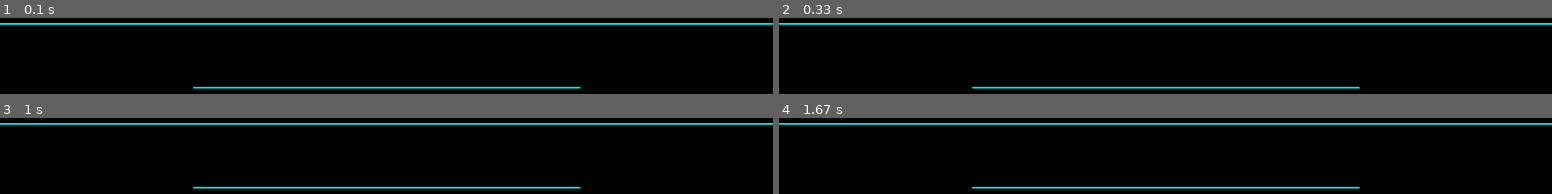
Above: before the commit, frames 1-4 (two rows, left to right).
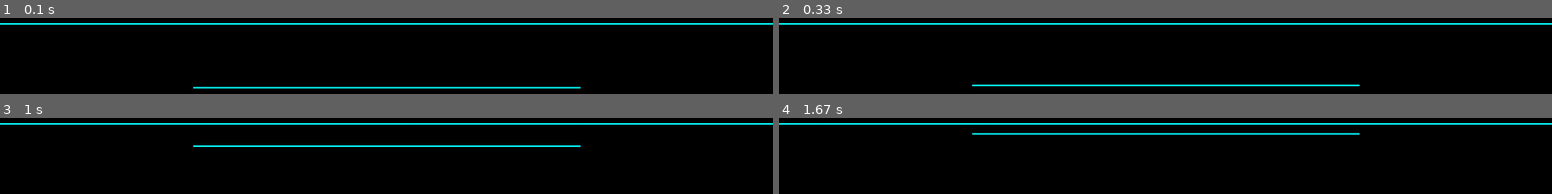
Above: after the commit, the same moments.

Repository: troncosoae/tareas-ctrl-intel
Game: pygame game, started from t4/main.py
The game is run twice, just before and just after one commit, with the same random seed, the same clock (stepped at 60 frames per second) and the same inputs.
Inputs:
- Up to frame 1 (0.1 s): no input
- Up to frame 2 (0.33 s): no input
- Up to frame 3 (1 s): no input
- Up to frame 4 (1.67 s): no input

Frame 1 is identical in both runs. In frame 2, 2.8% of the frame differs, in the area x 25-76%, y 87-94%; in frame 3, 2.8%; in frame 4, 3.4%, in the area x 25-76%, y 19-94%.

Commit message:
speed up simulation

Diff:
--- a/t4/FuzzyControlBoxes.py
+++ b/t4/FuzzyControlBoxes.py
@@ -3,6 +3,14 @@
 from Simulation import SimulationBox
 from fuzzy_tools import ramp_function_generator, \
     trapezoid_function_generator, inv_trapezoid_function_generator
+
+
+class GeneticFuzzyController(SimulationBox):
+    def __init__(self, key, inputs_keys, outputs_keys, variables):
+        super().__init__(key, inputs_keys, outputs_keys)
+
+    def advance(self, input_values):
+        super().advance(input_values)
 
 
 class LQRSubmodelFuzzyController(SimulationBox):
--- a/t4/PygameBoxes.py
+++ b/t4/PygameBoxes.py
@@ -98,7 +98,7 @@
 
         pygame.init()
         self.clock = pygame.time.Clock()
-        self.fs = fs
+        self.fs = fs*kwargs.get('speed_up', 1)
         self.pixel_m_ratio = 100
         self.width = kwargs.get('width', 1000)
         self.height = kwargs.get('height', 600)
--- a/t4/fuzzy_tools.py
+++ b/t4/fuzzy_tools.py
@@ -39,6 +39,19 @@
     return inv_trapezoid_function
 
 
+def triangle_function_generator(a, b, c):
+    def triangle_function(x):
+        return np.max([
+            np.min([
+                (1 - 0)/(b - a)*(x - a) + 0,
+                1,
+                (0 - 1)/(c - b)*(x - b) + 1
+            ]),
+            0
+        ])
+    return triangle_function
+
+
 if __name__ == '__main__':
     func = inv_trapezoid_function_generator(1, 2, 3, 4)
     print(func(0.5))
--- a/t4/main.py
+++ b/t4/main.py
@@ -7,14 +7,15 @@
 
 if __name__ == "__main__":
 
-    Ts = 0.001
+    Ts = 0.1
     theta_0 = 0.3
 
     sim = Simulation()
 
     system = PHLevelSystem('p_sys', Ts, xi_0=3, zeta_0=2)
     pygame_tracker = PHLevelWindow(
-        'pygame', ['xi', 'zeta', 'pH', 'H'], 1/Ts, get_close_sim_for_box(sim))
+        'pygame', ['xi', 'zeta', 'pH', 'H'], 1/Ts, get_close_sim_for_box(sim),
+        speed_up=1000)
 
     sim.add_box(system, {'f1': 0.081, 'f2': 0.512})
     sim.add_box(pygame_tracker)
